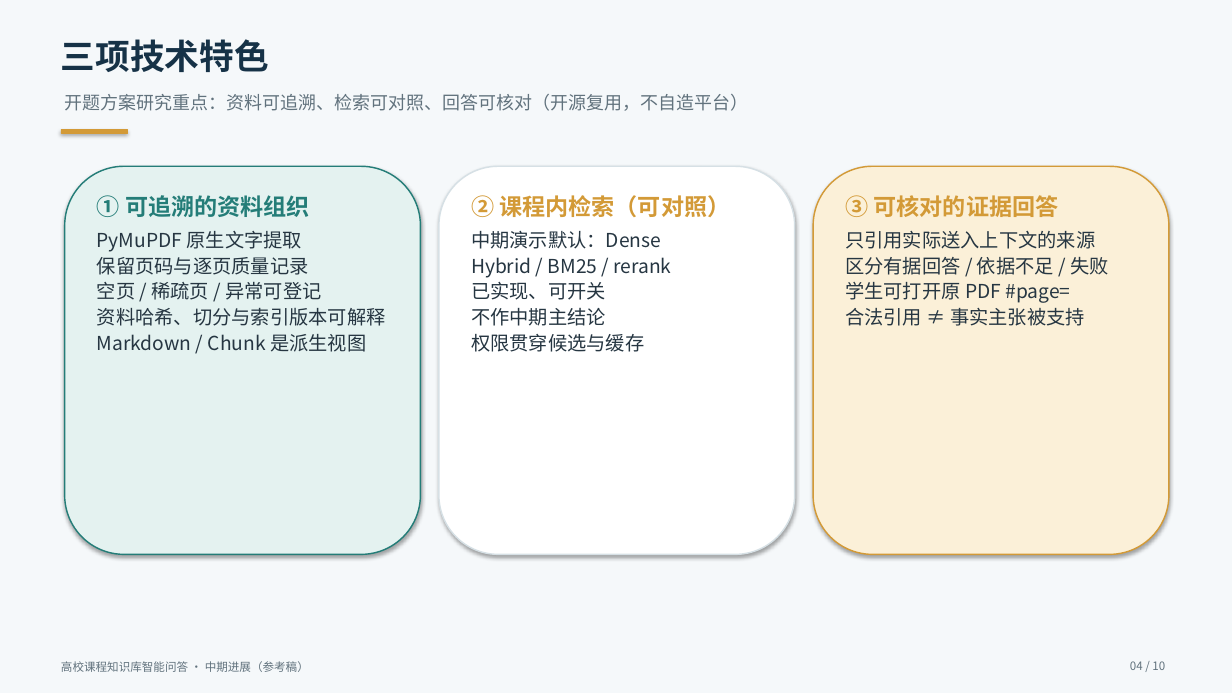
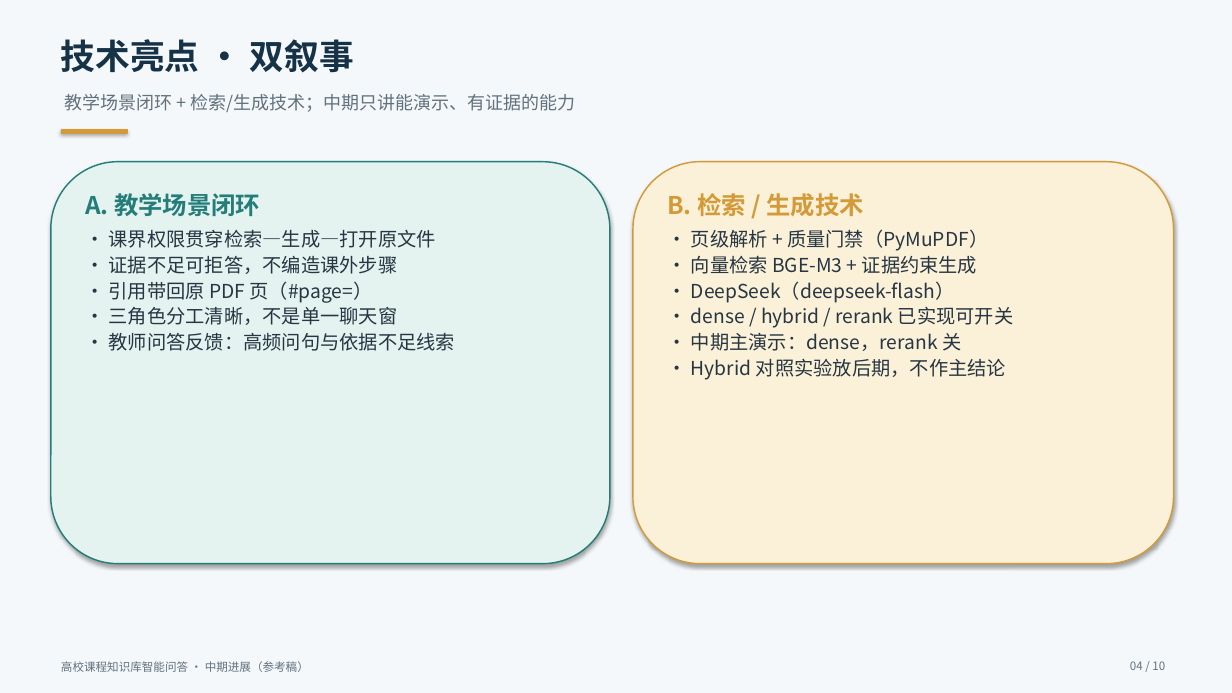
Before and after one commit to lhs1695/univ-course-rag, a slide deck: slide 4 of 中期答辩材料/汇报PPT/中期汇报-v5.pptx. Drawn at 1232x693 pixels with LibreOffice and Linux fonts; fonts in the diff are those of the drawing. Boxes give left, top, right and bottom in pixels: in the first picture for what was removed or moved away, otherwise in the second. Text is boxed around its words. In the diff, an @@ line names an element or a change of style, - is before the commit and + after.

```diff
--- a/中期答辩材料/汇报PPT/中期汇报-v5.pptx
+++ b/中期答辩材料/汇报PPT/中期汇报-v5.pptx
@@ text at (x1=61, y1=39, x2=354, y2=73): text changed @@
-三项技术特色
+技术亮点 · 双叙事
@@ text at (x1=65, y1=94, x2=576, y2=112): text changed @@
-开题方案研究重点：资料可追溯、检索可对照、回答可核对（开源复用，不自造平台）
+教学场景闭环 + 检索/生成技术；中期只讲能演示、有证据的能力
@@ rounded rectangle "A. 教学场景闭环" resized from (x1=65, y1=166, x2=421, y2=555) to (x1=51, y1=162, x2=610, y2=564) @@
@@ rounded rectangle "B. 检索 / 生成技术" resized from (x1=439, y1=166, x2=795, y2=555) to (x1=633, y1=162, x2=1174, y2=564) @@
@@ rounded rectangle "B. 检索 / 生成技术" at (x1=633, y1=162, x2=1174, y2=564): fill #FFFFFF to #FBF0D8; outline #D6E0E5 1.1 pt to #D39A37 1.1 pt @@
@@ rounded rectangle removed at (x1=813, y1=166, x2=1169, y2=555) @@
-③ 可核对的证据回答
-只引用实际送入上下文的来源
-区分有据回答 / 依据不足 / 失败
-学生可打开原 PDF #page=
-合法引用 ≠ 事实主张被支持
@@ text in rounded rectangle at (x1=85, y1=193, x2=455, y2=351): text changed @@
-① 可追溯的资料组织
-PyMuPDF 原生文字提取
-保留页码与逐页质量记录
-空页 / 稀疏页 / 异常可登记
-资料哈希、切分与索引版本可解释
-Markdown / Chunk 是派生视图
+A. 教学场景闭环
+• 课界权限贯穿检索—生成—打开原文件
+• 证据不足可拒答，不编造课外步骤
+• 引用带回原 PDF 页（#page=）
+• 三角色分工清晰，不是单一聊天窗
+• 教师问答反馈：高频问句与依据不足线索
@@ text in rounded rectangle at (x1=667, y1=193, x2=1013, y2=380): text changed @@
-② 课程内检索（可对照）
-中期演示默认：Dense
-Hybrid / BM25 / rerank
-已实现、可开关
-不作中期主结论
-权限贯穿候选与缓存
+B. 检索 / 生成技术
+• 页级解析 + 质量门禁（PyMuPDF）
+• 向量检索 BGE-M3 + 证据约束生成
+• DeepSeek（deepseek-flash）
+• dense / hybrid / rerank 已实现可开关
+• 中期主演示：dense，rerank 关
+• Hybrid 对照实验放后期，不作主结论
```
Also in this commit, not shown: 1 other slide changed, 1 slide added, 1 slide removed, 18 other files.
